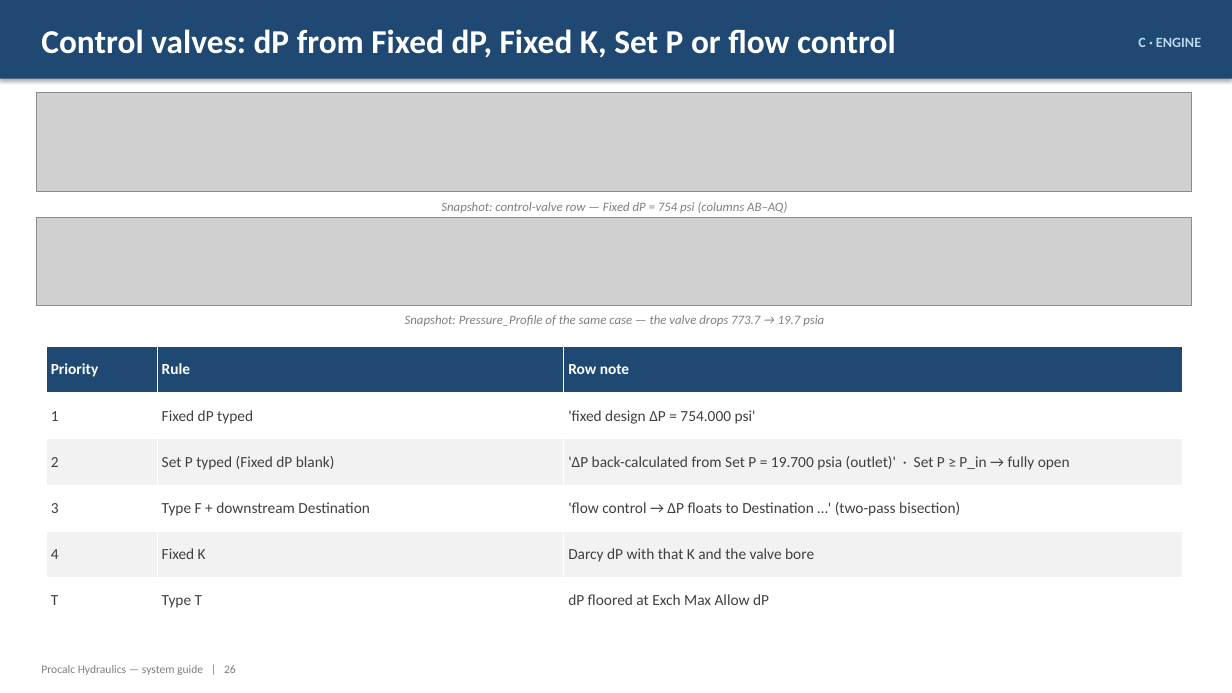
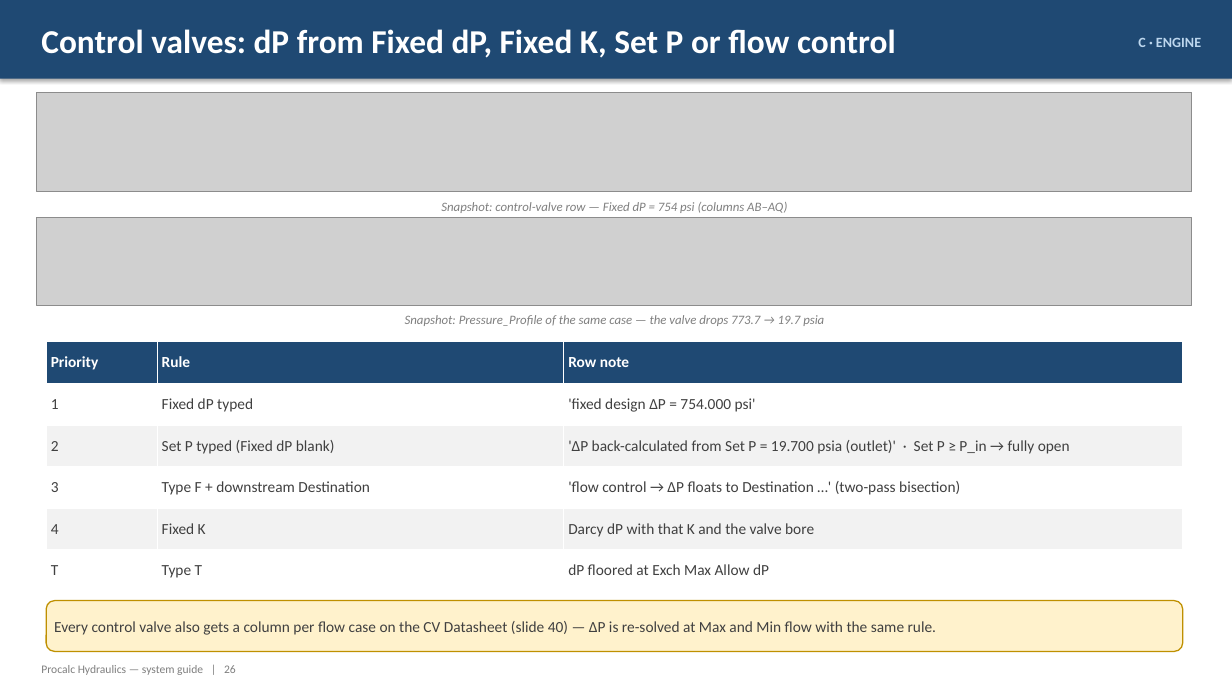
Before and after one commit to ipratikmenon/procalc, a slide deck: slide 26 of Hydraulics/Procalc_Hydraulics_System_Guide.pptx. Drawn at 1232x693 pixels with LibreOffice and Linux fonts; fonts in the diff are those of the drawing; grey boxes stand for pictures. Boxes give left, top, right and bottom in pixels: in the first picture for what was removed or moved away, otherwise in the second. Text is boxed around its words. In the diff, an @@ line names an element or a change of style, - is before the commit and + after.

```diff
--- a/Hydraulics/Procalc_Hydraulics_System_Guide.pptx
+++ b/Hydraulics/Procalc_Hydraulics_System_Guide.pptx
@@ table: place and size @@
-table at <box>46,347,1183,624</box>
+table at <box>46,342,1183,592</box>
@@ rounded rectangle added at <box>46,601,1183,652</box>, fill #FFF2CC, outline #BF9000 1 pt, 12 pt, text #404040 @@
+Every control valve also gets a column per flow case on the CV Datasheet (slide 40) — ΔP is re-solved at Max and Min flow with the same rule.
```
Also in this commit, not shown: 26 other slides changed, 4 slides added, 4 slides removed, 2 other files.
